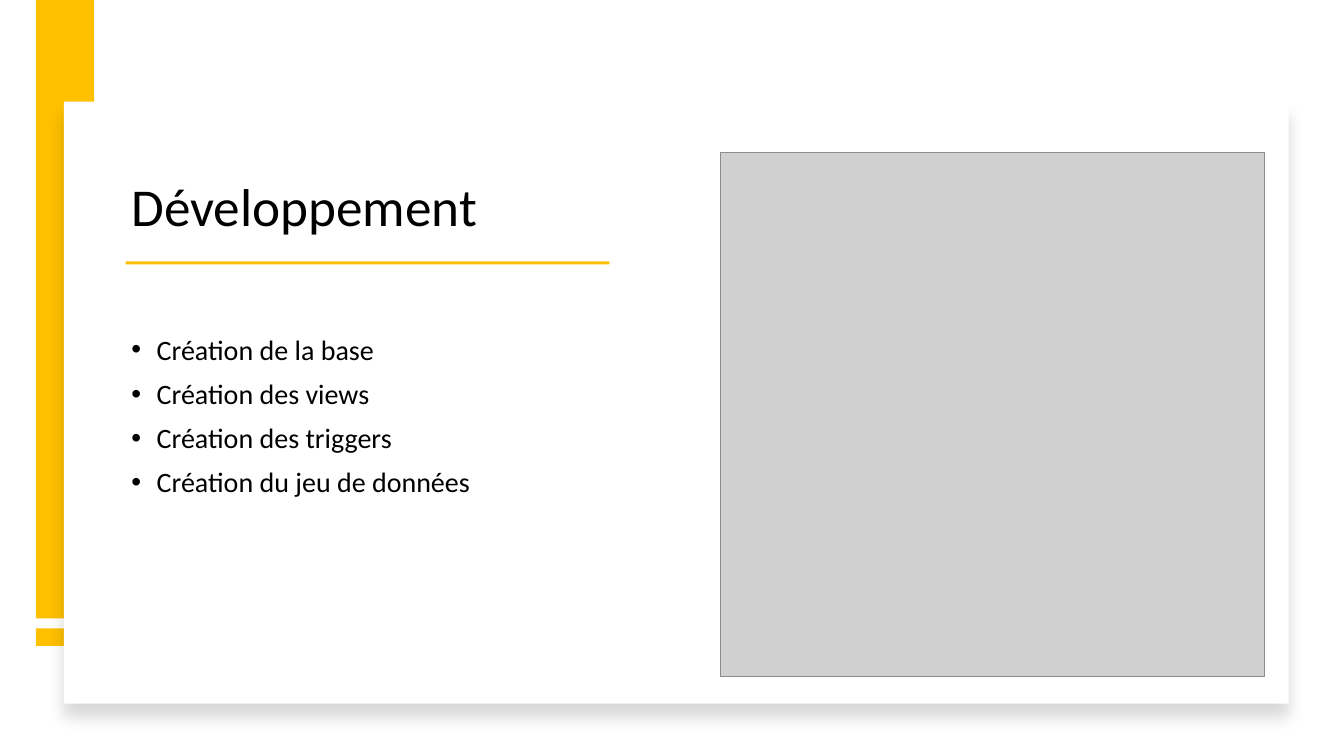
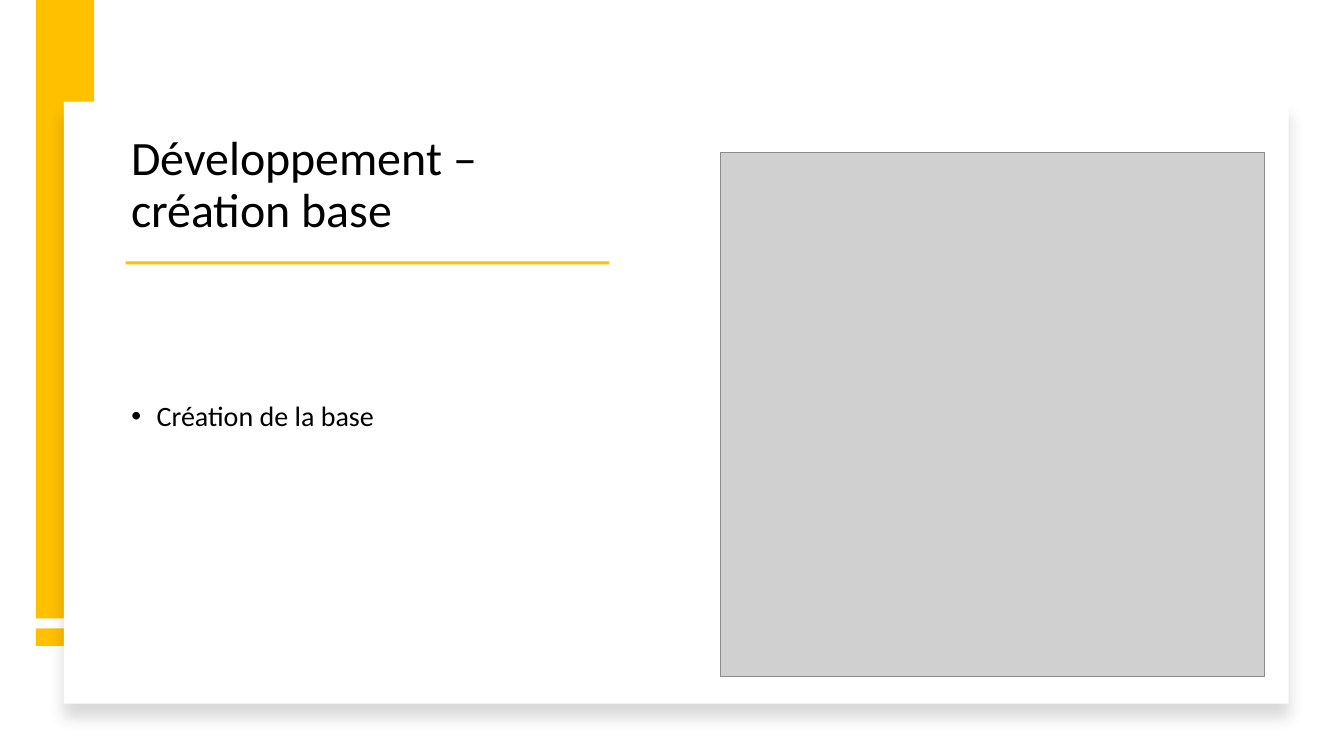
Before and after one commit to neopolitan2012/PT-LPBDD, a slide deck: slide 9 of Soutenance_PT.pptx. Drawn at 1344x756 pixels with LibreOffice and Linux fonts; fonts in the diff are those of the drawing; grey boxes stand for pictures. Boxes give left, top, right and bottom in pixels: in the first picture for what was removed or moved away, otherwise in the second. Text is boxed around its words. In the diff, an @@ line names an element or a change of style, - is before the commit and + after.

```diff
--- a/Soutenance_PT.pptx
+++ b/Soutenance_PT.pptx
@@ title at (131, 141, 442, 228): text changed; size 38 to 34.2 pt @@
-Développement
+Développement – création base
@@ text at (157, 384, 470, 497): paragraphs removed @@
-• Création des views
-• Création des triggers
-• Création du jeu de données
```
Also in this commit, not shown: 5 slides added, 2 slides removed.
